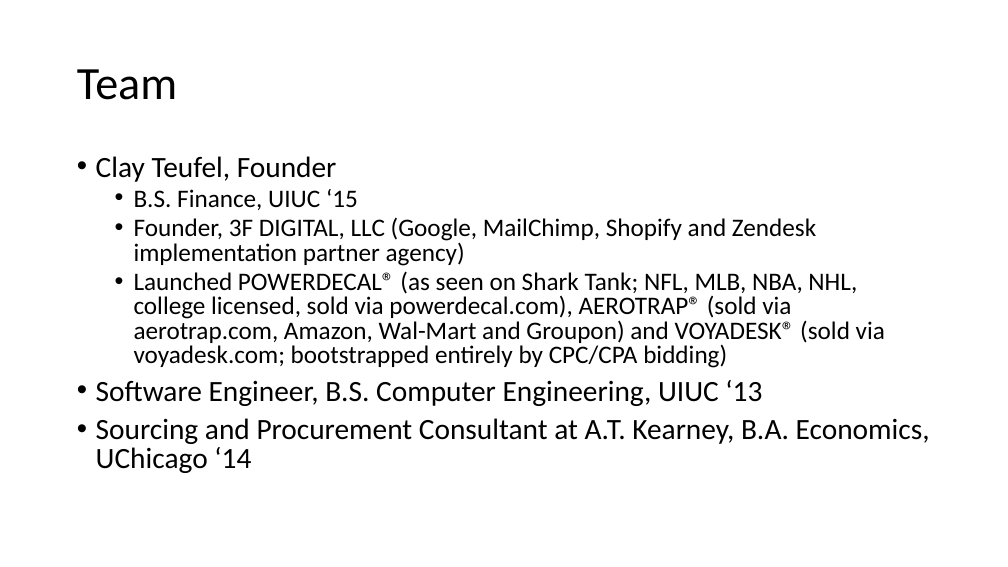
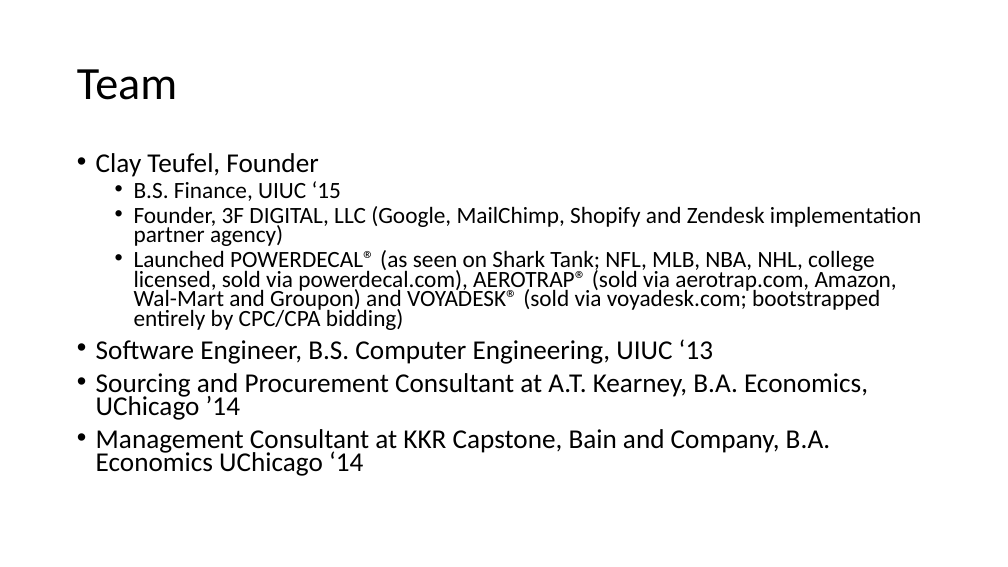
Before and after one commit to CartPilot/cartpilot, a slide deck: slide 13 of cartpilot_v2.pptx. Drawn at 1008x567 pixels with LibreOffice and Linux fonts; fonts in the diff are those of the drawing. Boxes give left, top, right and bottom in pixels: in the first picture for what was removed or moved away, otherwise in the second. Text is boxed around its words. In the diff, an @@ line names an element or a change of style, - is before the commit and + after.

```diff
--- a/cartpilot_v2.pptx
+++ b/cartpilot_v2.pptx
@@ text at <box>96,153,921,364</box>: size 28 to 25.9 pt in "Clay Teufel, Founder", "Software Engineer, B.S. Computer Engineering, UIUC ‘13"; size 24 to 22.2 pt in "B.S. Finance, UIUC ‘15", "Founder, 3F DIGITAL, LLC (Google, MailChimp, Shopify ...", "Launched POWERDECAL® (as seen on Shark Tank; ..."; line spacing 0.8 to 0.7 @@
@@ text at <box>96,373,868,476</box>: text changed; size 28 to 25.9 pt @@
-• Sourcing and Procurement Consultant at A.T. Kearney, B.A. Economics, UChicago ‘14
+• Sourcing and Procurement Consultant at A.T. Kearney, B.A. Economics, UChicago ’14
+• Management Consultant at KKR Capstone, Bain and Company, B.A. Economics UChicago ‘14
```
Also in this commit, not shown: 3 other files.
